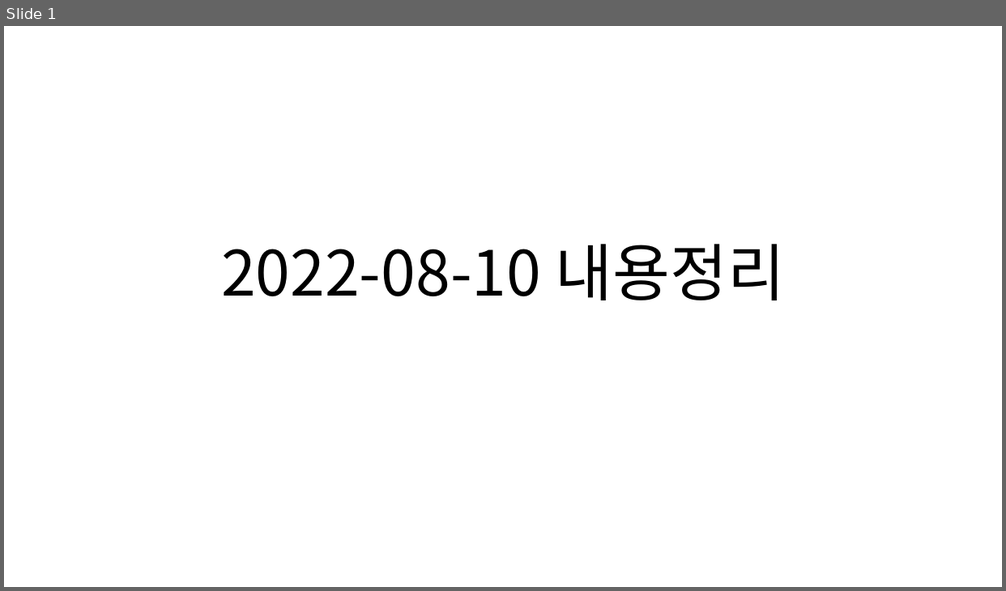
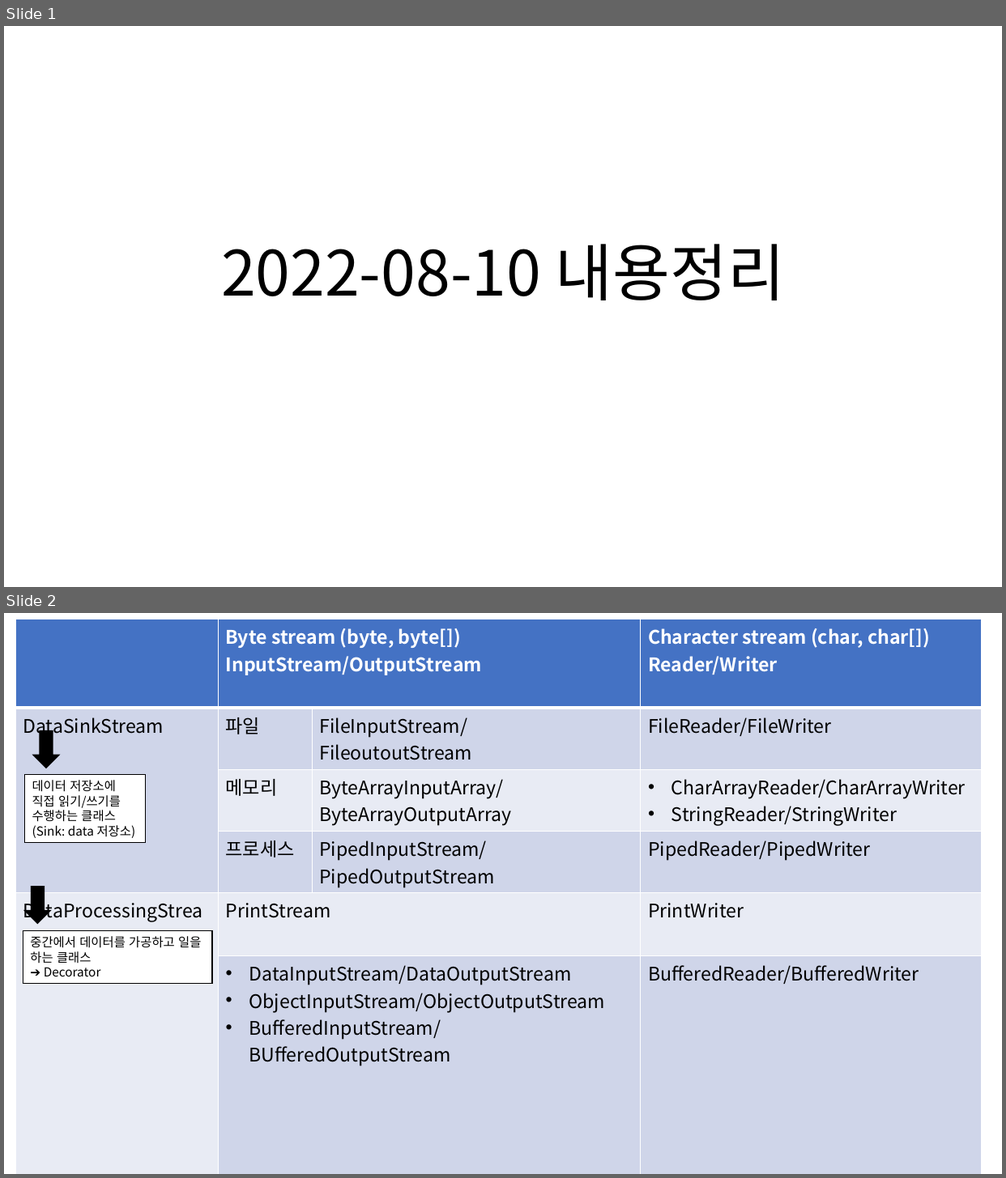
Before and after one commit to Dingadung/2022-study-workspace, a slide deck: study-note/자바/2022-08-10 내용정리.pptx. Shown one above the other, each under a label of ours: slide 1 before the commit, slides 1 and 2 after it. The pictures are 1006x591 and 1006x1178 pixels, drawn with LibreOffice and Linux fonts; fonts in the diff are those of the drawing. Boxes give left, top, right and bottom in pixels: in the first picture for what was removed or moved away, otherwise in the second. Text is boxed around its words. In the diff, an @@ line names an element or a change of style, - is before the commit and + after.

```diff
--- a/study-note/자바/2022-08-10 내용정리.pptx
+++ b/study-note/자바/2022-08-10 내용정리.pptx
@@ slide 2 added at (4,613,1002,1174), background #FFFFFF @@
@@ table added at (15,619,981,1152), 6 rows, 4 columns @@
+ | Byte stream (byte, byte[]) / InputStream/OutputStream |  | Character stream (char, char[]) / Reader/Writer
+DataSinkStream | 파일 | FileInputStream/ / FileoutoutStream | FileReader/FileWriter
+ | 메모리 | ByteArrayInputArray/ / ByteArrayOutputArray | CharArrayReader/CharArrayWriter / StringReader/StringWriter
+ | 프로세스 | PipedInputStream/ / PipedOutputStream | PipedReader/PipedWriter
+DataProcessingStream | PrintStream |  | PrintWriter
+ | DataInputStream/DataOutputStream / ObjectInputStream/ObjectOutputStream / BufferedInputStream/BUfferedOutputStream |  | BufferedReader/BufferedWriter
@@ down arrow added at (33,730,58,767), fill #000000, outline #000000 1 pt @@
@@ rectangle added at (25,775,146,843), fill #FFFFFF, outline #000000 1 pt, 12 pt, text #000000 @@
+데이터 저장소에 직접 읽기/쓰기를 수행하는 클래스
+(Sink: data 저장소)
@@ down arrow added at (25,887,50,924), fill #000000, outline #000000 1 pt @@
@@ rectangle added at (23,931,212,984), fill #FFFFFF, outline #000000 1 pt, 12 pt, text #000000 @@
+중간에서 데이터를 가공하고 일을 하는 클래스
+➔ Decorator
```
Also in this commit, not shown: 1 other slide added, 1 slide removed, 2 other files.
